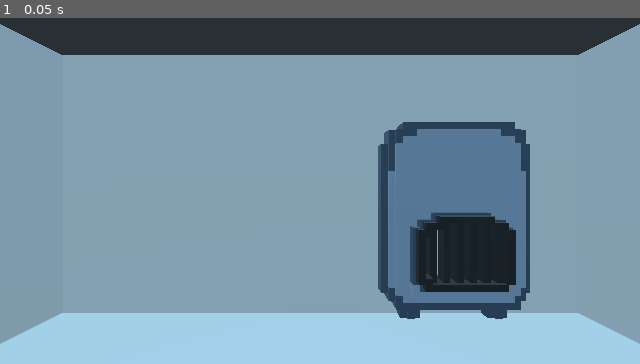
Above: before the commit, frame 1.
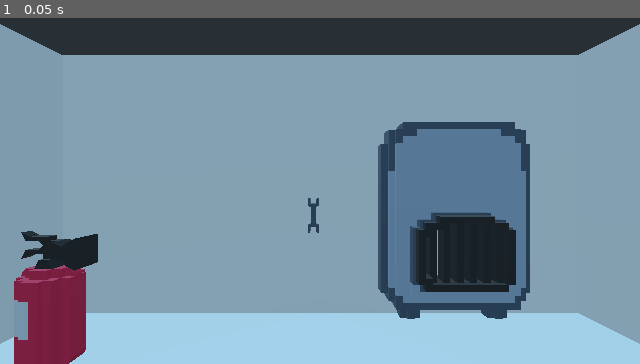
Above: after the commit, the same moment.

Repository: Teanan/ludumdare51
Game: Godot game, scene res://Levels/BoilerRoom.tscn
Same seed, same stepped clock (60 frames per second), same inputs: the game is played once before the commit and once after it. This scene is started directly instead of the project's main scene. Sound files missing from this copy of the repository are replaced by a short silence.
Inputs:
- Up to frame 1 (0.05 s): no input

The runs differ from the first frame. In frame 1, 3.8% of the frame differs, in the area x 2-50%, y 52-100%.

Commit message:
fix scaling for wrench+extin

Diff:
--- a/Levels/BoilerRoom.tscn
+++ b/Levels/BoilerRoom.tscn
@@ -1,6 +1,8 @@
-[gd_scene load_steps=6 format=2]
+[gd_scene load_steps=8 format=2]
 
 [ext_resource path="res://Objects/BoilerAssembly.tscn" type="PackedScene" id=1]
+[ext_resource path="res://Objects/Tools/Extinguisher.tscn" type="PackedScene" id=2]
+[ext_resource path="res://Objects/Tools/Wrench.tscn" type="PackedScene" id=3]
 
 [sub_resource type="PlaneMesh" id=1]
 size = Vector2( 6, 6 )
@@ -40,3 +42,9 @@
 
 [node name="BoilerAssembly" parent="." instance=ExtResource( 1 )]
 transform = Transform( 1, 0, 0, 0, 1, 0, 0, 0, 1, 1.5, 0, -3 )
+
+[node name="Wrench" parent="." instance=ExtResource( 3 )]
+transform = Transform( 1, 0, 0, 0, 1, 0, 0, 0, 1, -0.0756813, 1.14176, -2.96277 )
+
+[node name="Extinguisher" parent="." instance=ExtResource( 2 )]
+transform = Transform( 1, 0, 0, 0, 1, 0, 0, 0, 1, -2.23105, 0.527037, -2.14219 )
--- a/Objects/Tools/Extinguisher.tscn
+++ b/Objects/Tools/Extinguisher.tscn
@@ -2,6 +2,7 @@
 
 [ext_resource path="res://Assets/Models/extincteur.glb" type="PackedScene" id=1]
 
-[node name="Spatial" type="Spatial"]
+[node name="Extinguisher" type="Spatial"]
 
 [node name="extincteur" parent="." instance=ExtResource( 1 )]
+transform = Transform( 0.072, 0, 0, 0, 0.072, 0, 0, 0, 0.072, 0, 0, 0 )
--- a/Objects/Tools/Wrench.tscn
+++ b/Objects/Tools/Wrench.tscn
@@ -2,6 +2,7 @@
 
 [ext_resource path="res://Assets/Models/wrench.glb" type="PackedScene" id=1]
 
-[node name="Spatial" type="Spatial"]
+[node name="Wrench" type="Spatial"]
 
 [node name="wrench" parent="." instance=ExtResource( 1 )]
+transform = Transform( 0.033, 0, 0, 0, 0.033, 0, 0, 0, 0.033, 0, 0, 0 )
